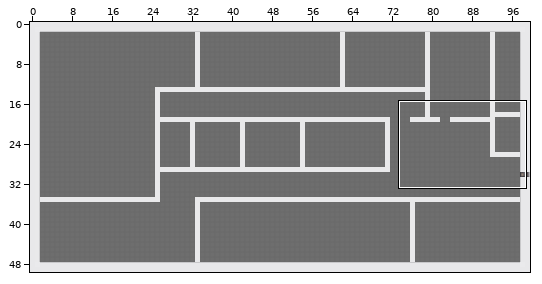
An edit to a level. Tiled map (JSON), map/balticOffice.json. The picture above shows the old version from afar; the outline marks the close-up.
Close-up. Earlier state:
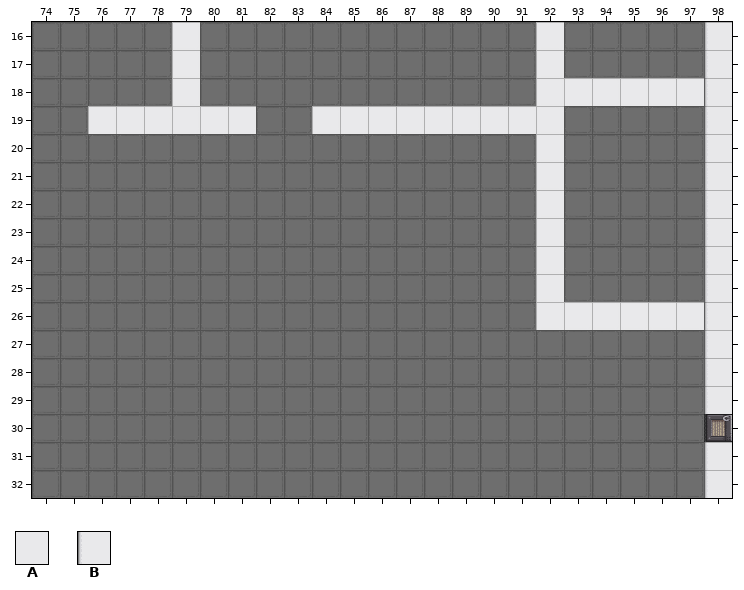
Cells are 32x32 px. Shown: x 74..98, y 16..32. The commit also changed other parts of the map, which this record leaves out. Not drawn, because the pictures are missing: unchanged layers "colliders", "exitBaltic", "startBaltic".
Key: from "cija_32x32_expansion for Pipoy": A 721, B 722 turned 180.
_ is an empty cell.
Layers that did not change in this view are not listed.
Layer "bottomWall" before, first column x 74:
16 _____A____________A_____B
17 _____A____________A_____B
18 _____A____________AAAAAAB
19 __AAAAAA__AAAAAAAAA_____B
20 __________________A_____B
21 __________________A_____B
22 __________________A_____B
23 __________________A_____B
24 __________________A_____B
25 __________________A_____B
26 __________________AAAAAAB
27 ________________________B
28 ________________________B
29 ________________________B
30 _________________________
31 ________________________B
32 ________________________B
The result:
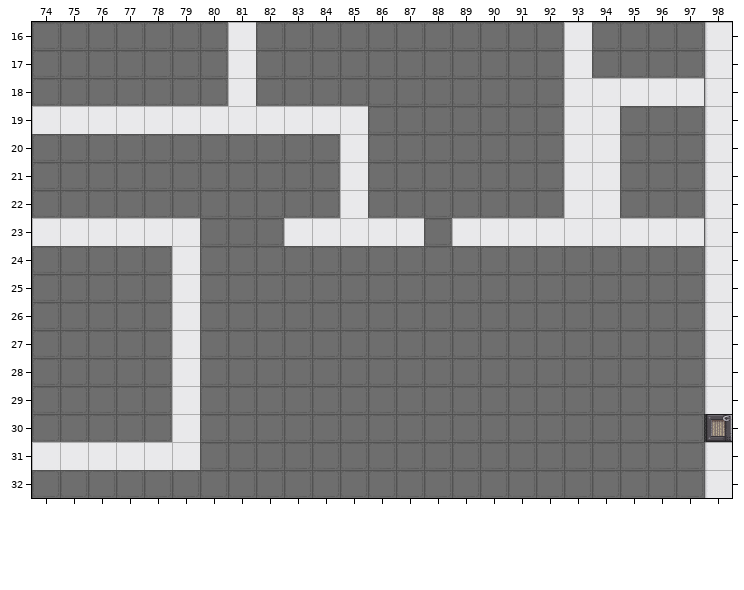
From old to new:
Changed rows in their new state; . is an unchanged cell.
Layer "bottomWall":
first column x 74:
16 ....._.A.........._A....
17 ....._.A.........._A....
18 ....._.A.........._.....
19 AA......AA.._______AA...
20 ...........A......_AA...
21 ...........A......_AA...
22 ...........A......_AA...
23 AAAAAA...AAAAA.AAA.AAAAA
24 .....A............_.....
25 .....A............_.....
26 .....A............______
27 .....A..................
28 .....A..................
29 .....A..................
30 .....A..................
31 AAAAAA..................
Where, in picture pixels (left, top, right, bottom), the same in both close-ups:
removed: (172, 22, 200, 106)
changed: (228, 22, 704, 330)
added: (32, 106, 88, 134)
added: (32, 218, 200, 470)
